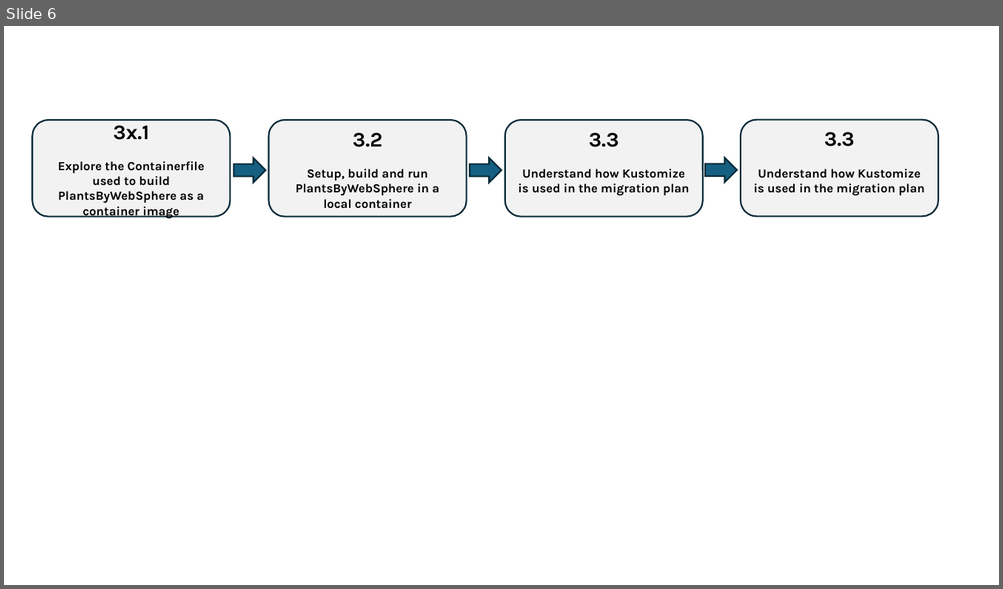
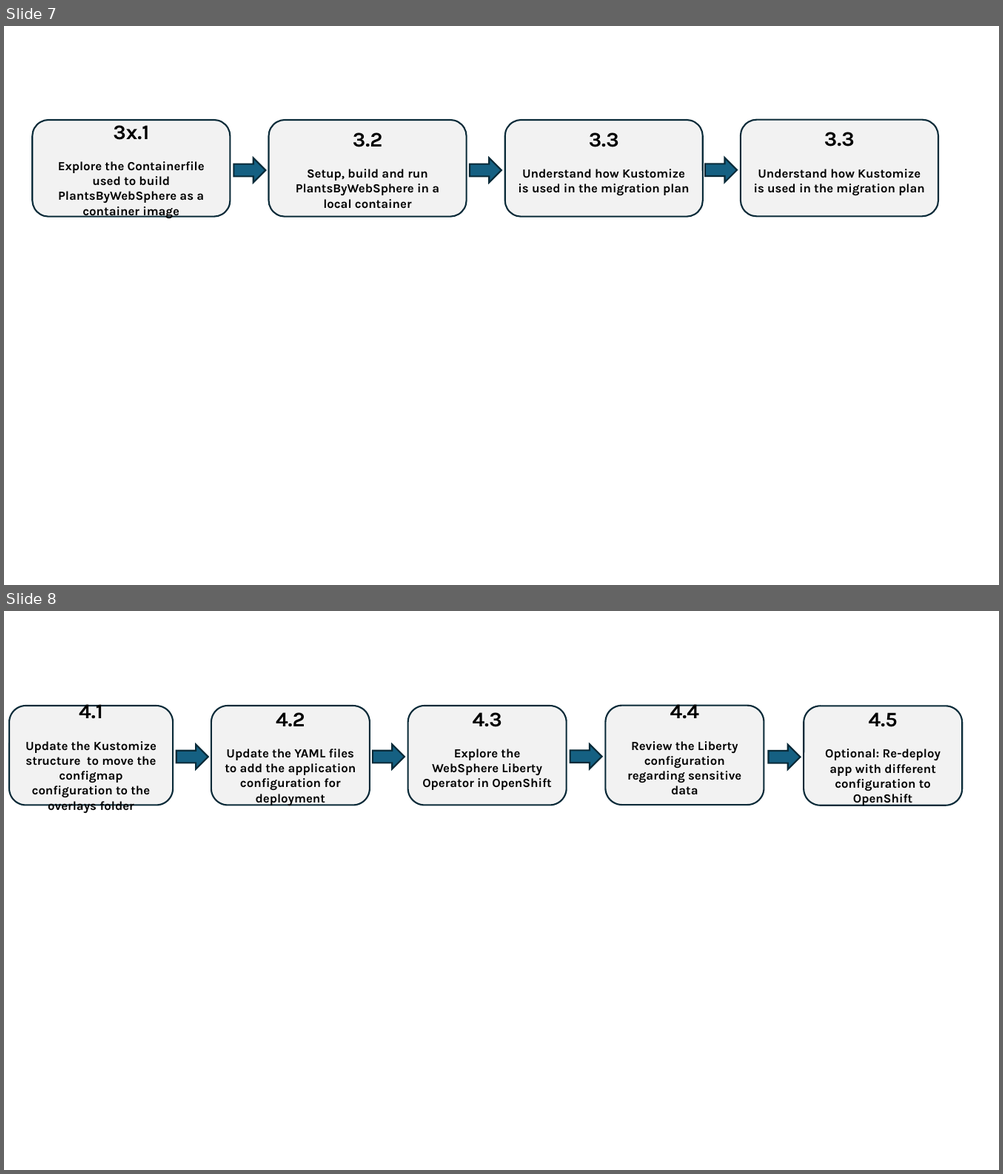
Before and after one commit to LarsBesselmann/LibertyGettingStarted-2026-OCP-Lab, a slide deck: images/media/Steps.pptx. Shown one above the other, each under a label of ours: slide 6 before the commit, slides 7 and 8 after it. The pictures are 1003x589 and 1003x1174 pixels, drawn with LibreOffice and Linux fonts; fonts in the diff are those of the drawing. Boxes give left, top, right and bottom in pixels: in the first picture for what was removed or moved away, otherwise in the second. Text is boxed around its words. In the diff, an @@ line names an element or a change of style, - is before the commit and + after.

```diff
--- a/images/media/Steps.pptx
+++ b/images/media/Steps.pptx
@@ slide 8 added at box(4, 611, 999, 1170), background #FFFFFF @@
@@ rounded rectangle added at box(9, 706, 173, 805), fill #F2F2F2, outline #092A39 1.5 pt, 12 pt, text #000000, bold @@
+4.1
+Update the Kustomize structure to move the configmap configuration to the overlays folder
@@ rounded rectangle added at box(211, 706, 370, 805), fill #F2F2F2, outline #092A39 1.5 pt, 12 pt, text #000000, bold @@
+4.2
+Update the YAML files to add the application configuration for deployment
@@ rounded rectangle added at box(407, 706, 566, 805), fill #F2F2F2, outline #092A39 1.5 pt, 12 pt, text #000000, bold @@
+4.3
+Explore the WebSphere Liberty Operator in OpenShift
@@ rounded rectangle added at box(606, 706, 763, 805), fill #F2F2F2, outline #092A39 1.5 pt, 12 pt, text #000000, bold @@
+4.4
+Review the Liberty configuration regarding sensitive data
@@ rounded rectangle added at box(804, 706, 962, 805), fill #F2F2F2, outline #092A39 1.5 pt, 12 pt, text #000000, bold @@
+4.5
+Optional: Re-deploy app with different configuration to OpenShift
@@ right arrow added at box(176, 744, 208, 769), fill #156082, outline #092A39 1.5 pt @@
@@ right arrow added at box(373, 744, 404, 769), fill #156082, outline #092A39 1.5 pt @@
@@ right arrow added at box(570, 744, 603, 769), fill #156082, outline #092A39 1.5 pt @@
@@ right arrow added at box(768, 744, 800, 769), fill #156082, outline #092A39 1.5 pt @@
@@ what was slide 6 is now slide 7 @@
```
Also in this commit, not shown: 1 slide changed, 1 other slide added, 4 other files.
